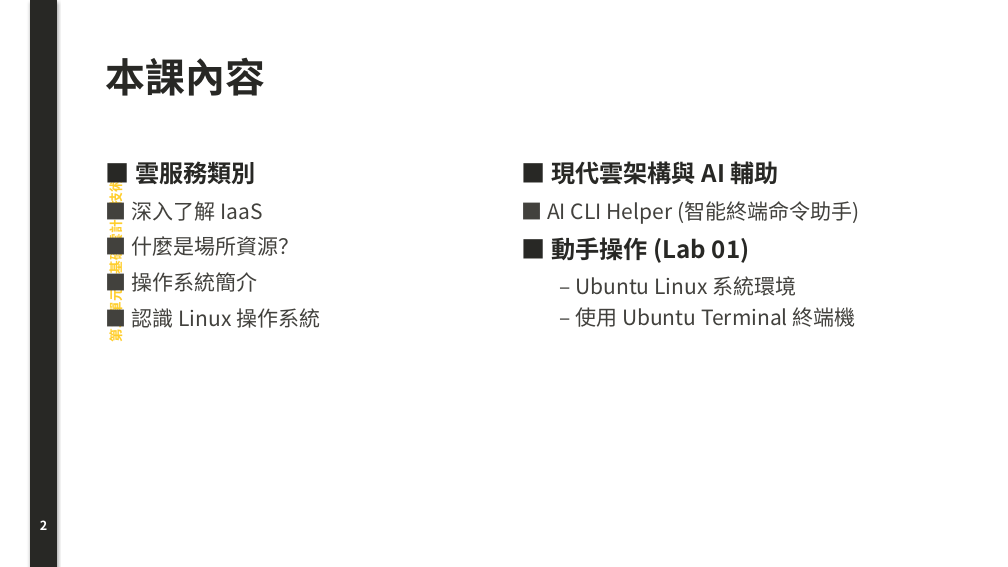
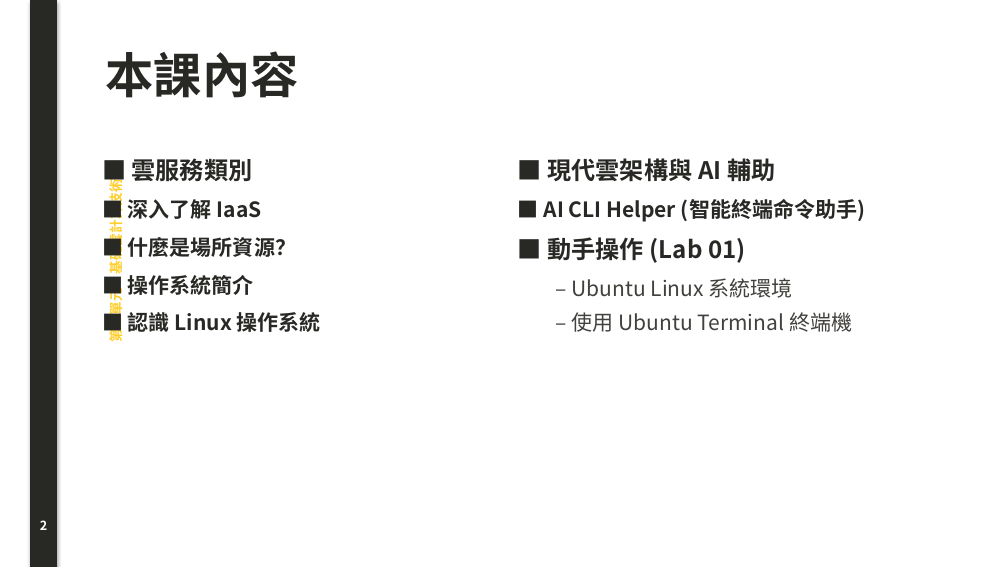
Before and after one commit to joe-ging/seed-cloud-curriculum, a slide deck: slide 2 of downloads/Deck01_Cloud_Foundations_Lecture_Note.pptx. Drawn at 1008x567 pixels with LibreOffice and Linux fonts; fonts in the diff are those of the drawing. Boxes give left, top, right and bottom in pixels: in the first picture for what was removed or moved away, otherwise in the second. Text is boxed around its words. In the diff, an @@ line names an element or a change of style, - is before the commit and + after.

```diff
--- a/downloads/Deck01_Cloud_Foundations_Lecture_Note.pptx
+++ b/downloads/Deck01_Cloud_Foundations_Lecture_Note.pptx
@@ text "本課內容" at <box>106,51,299,98</box>: size 38 to 46 pt @@
@@ text "■ 雲服務類別" at <box>128,199,321,335</box>: text colour #42413D to #282825, bold on in "■ 深入了解 IaaS", "■ 什麼是場所資源？", "■ 操作系統簡介", "■ 認識 Linux 操作系統"; more space between paragraphs @@
@@ text "■ 現代雲架構與 AI 輔助" at <box>544,154,865,332</box>: text colour #42413D to #282825, bold on in "■ AI CLI Helper (智能終端命令助手)"; more space between paragraphs @@
```
Also in this commit, not shown: 38 other slides changed, 40 other files.
